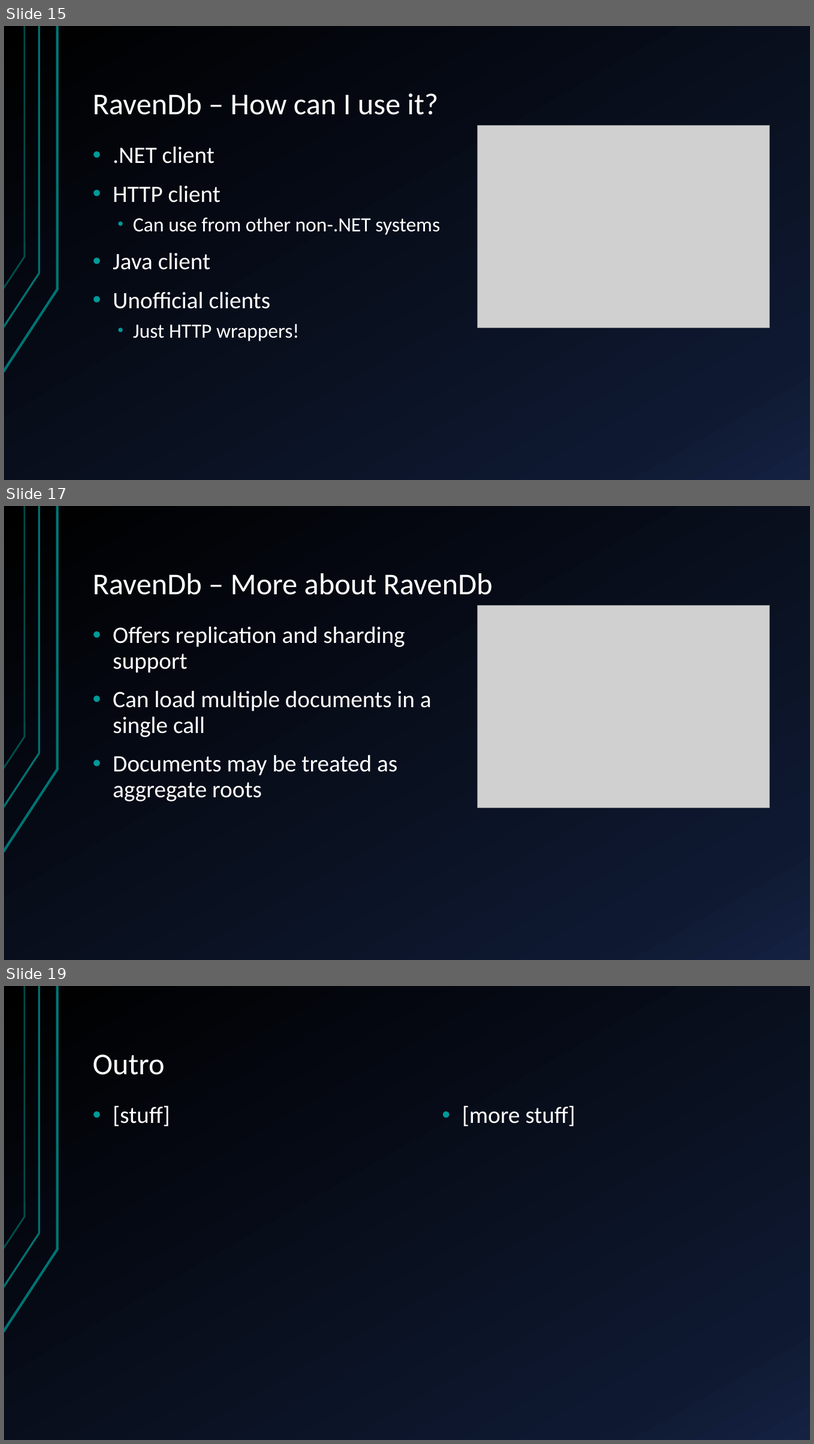
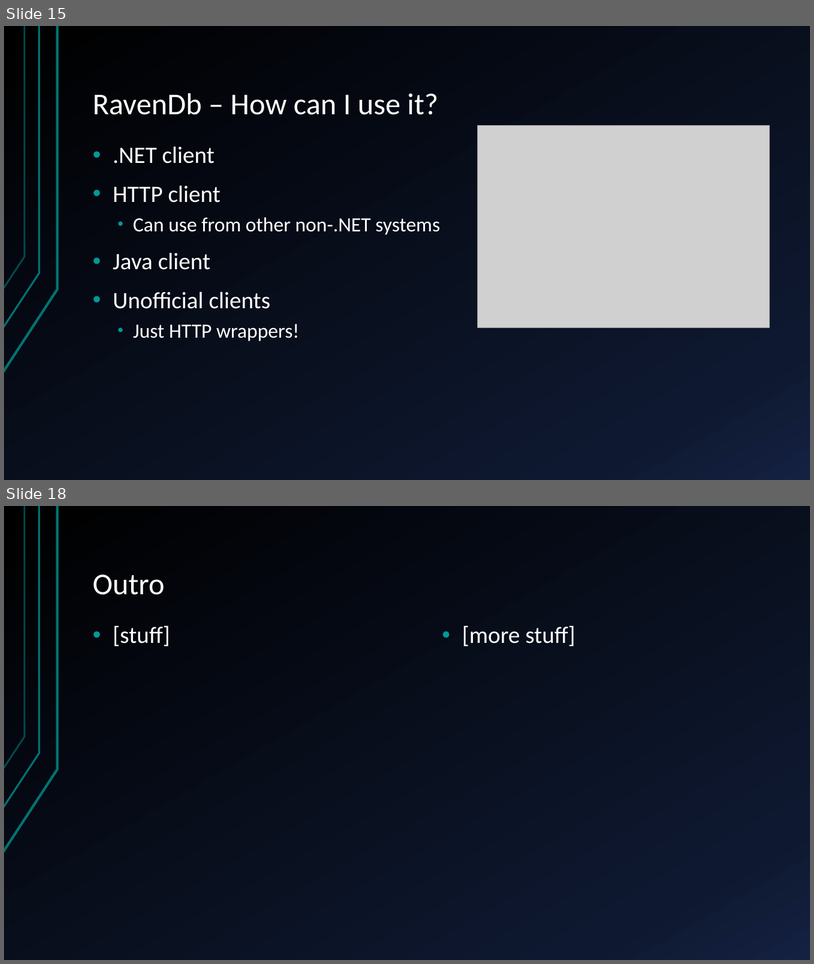
Before and after one commit to StachuDotNet/Guesstimate_talk, a slide deck: Assets/talk.pptx. Shown one above the other, each under a label of ours: slides 15, 17 and 19 before the commit, slides 15 and 18 after it; the slides between them are not shown. The pictures are 814x1444 and 814x964 pixels, drawn with LibreOffice and Linux fonts; fonts in the diff are those of the drawing; grey boxes stand for pictures. Boxes give left, top, right and bottom in pixels: in the first picture for what was removed or moved away, otherwise in the second. Text is boxed around its words. In the diff, an @@ line names an element or a change of style, - is before the commit and + after.

```diff
--- a/Assets/talk.pptx
+++ b/Assets/talk.pptx
@@ slide 17 removed at box(4, 506, 810, 960), background gradient #000000 to #0F1931 to #142242; not listed: 3 template elements that a slide beside it also shows @@
@@ title removed at box(93, 573, 493, 595) @@
-RavenDb – More about RavenDb
@@ picture removed at box(477, 605, 770, 808) @@
@@ text removed at box(113, 626, 432, 801) @@
-• Offers replication and sharding support
-• Can load multiple documents in a single call
-• Documents may be treated as aggregate roots
@@ what was slide 19 is now slide 18 @@
```
Also in this commit, not shown: 8 slides changed, 2 slides added, 2 other slides removed, 5 other files.
